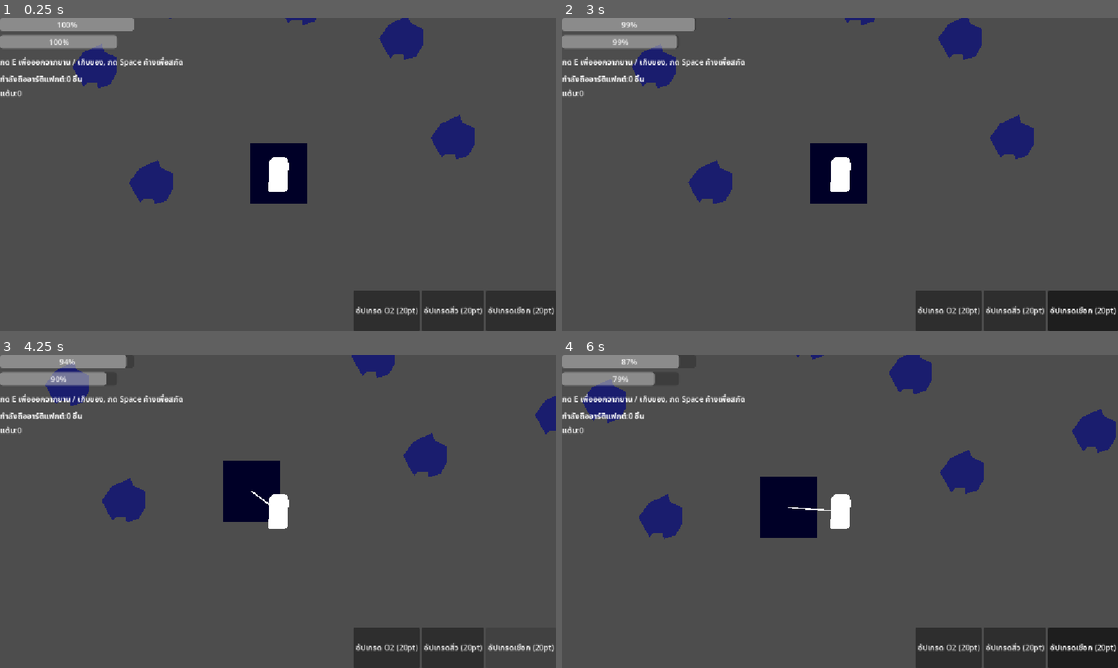
Above: before the commit, frames 1-4 (two rows, left to right).
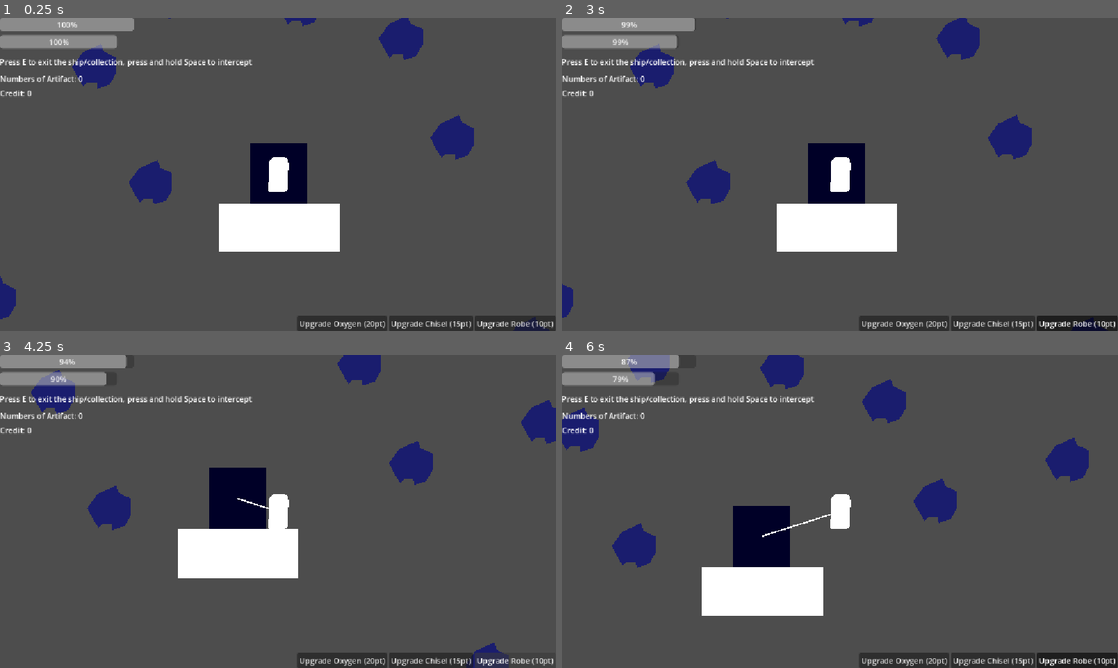
Above: after the commit, the same moments.

Repository: sirakit/Godot_Game_Jam_Project
Game: Godot game, scene res://Scenes/space.tscn
Same seed, same stepped clock (60 frames per second), same inputs: the game is played once before the commit and once after it.
Inputs:
- Up to frame 1 (0.25 s): no input
- Up to frame 2 (3 s): click "อัปเกรด O2 (20pt)" (after the commit: "Upgrade Oxygen (20pt)") at 0.5 s; click "อัปเกรดสิ่ว (20pt)" (after the commit: "Upgrade Chisel (15pt)") at 1.25 s; click "อัปเกรดเชือก (20pt)" (after the commit: "Upgrade Robe (10pt)") at 2 s; tap E (interact) at 2.75 s; hold D (move_right) from 2.78 s (still down); hold Space (chisel) from 2.78 s (still down)
- Up to frame 3 (4.25 s): tap E (interact) at 3.5 s; release D (move_right) at 3.53 s; release Space (chisel) at 3.53 s; hold S (move_down) from 3.53 s (still down); tap Space (chisel) at 3.6 s
- Up to frame 4 (6 s): tap E (interact) at 4.25, 4.35, 5, 5.75 s; release S (move_down) at 4.28 s; hold D (move_right) 4.28-5.03 s; hold Space (chisel) 4.28-5.03 s; hold W (move_up) 5.03-5.78 s; tap Space (chisel) at 5.1 s; hold A (move_left) from 5.78 s (still down); hold Space (chisel) from 5.78 s (still down)

The runs differ from the first frame. In frame 1, 8.1% of the frame differs, in the area x 0-100%, y 0-100%; in frame 2, 8.4%; in frame 3, 11%; in frame 4, 19%.

Commit message:
reset

Diff:
--- /dev/null
+++ b/Game.gd
@@ -0,0 +1,72 @@
+extends Node
+
+signal oxygen_changed(value, max_value)
+signal tether_changed(value, max_value)
+signal points_changed(value)
+signal artifacts_changed(count)
+signal trip_ended()
+
+var oxygen_max: float = 100.0
+var oxygen: float = 100.0
+var oxygen_drain_rate: float = 4.0      # ต่อวินาที ตอนอยู่นอกยาน
+
+var tether_time_max: float = 15.0
+var tether_time: float = 15.0
+
+var chisel_strength: float = 1.0
+var drill_strength: float = 1.0
+
+var points: int = 0
+var carried_artifacts: Array = []       # [{name, value}]
+var is_outside: bool = false
+
+func reset_trip():
+	oxygen = oxygen_max
+	tether_time = tether_time_max
+	emit_signal("oxygen_changed", oxygen, oxygen_max)
+	emit_signal("tether_changed", tether_time, tether_time_max)
+
+func start_outside():
+	is_outside = true
+	reset_trip()
+
+func dock():
+	is_outside = false
+	for a in carried_artifacts:
+		points += int(a["value"])
+	carried_artifacts.clear()
+	emit_signal("points_changed", points)
+	emit_signal("artifacts_changed", carried_artifacts.size())
+	emit_signal("trip_ended")
+
+func add_artifact(art_data: Dictionary):
+	carried_artifacts.append(art_data)
+	emit_signal("artifacts_changed", carried_artifacts.size())
+
+func tick(delta: float):
+	if is_outside:
+		oxygen = max(0.0, oxygen - oxygen_drain_rate * delta)
+		tether_time = max(0.0, tether_time - delta)
+		emit_signal("oxygen_changed", oxygen, oxygen_max)
+		emit_signal("tether_changed", tether_time, tether_time_max)
+
+func should_retract() -> bool:
+	return tether_time <= 0.0 or oxygen <= 0.0
+
+func upgrade_oxygen():
+	if points >= 20:
+		points -= 20
+		oxygen_max += 40
+		emit_signal("points_changed", points)
+
+func upgrade_chisel():
+	if points >= 15:
+		points -= 15
+		chisel_strength += 1
+		emit_signal("points_changed", points)
+
+func upgrade_tether():
+	if points >= 10:
+		points -= 10
+		tether_time_max += 10.0
+		emit_signal("points_changed", points)
--- a/Scenes/ship.tscn
+++ b/Scenes/ship.tscn
@@ -1,4 +1,10 @@
 [gd_scene format=3 uid="uid://v5tj4dkrr3nd"]
+
+[sub_resource type="QuadMesh" id="QuadMesh_xepy2"]
+size = Vector2(250, 100)
+
+[sub_resource type="RectangleShape2D" id="RectangleShape2D_xepy2"]
+size = Vector2(250, 100)
 
 [node name="Ship" type="Node2D" unique_id=1198528667]
 
@@ -8,3 +14,13 @@
 offset_right = 59.0
 offset_bottom = 64.0
 color = Color(0, 0, 0.15294118, 1)
+
+[node name="StaticBody2D" type="StaticBody2D" parent="." unique_id=741429036]
+
+[node name="MeshInstance2D" type="MeshInstance2D" parent="StaticBody2D" unique_id=1034182593]
+position = Vector2(2, 114)
+mesh = SubResource("QuadMesh_xepy2")
+
+[node name="CollisionShape2D" type="CollisionShape2D" parent="StaticBody2D" unique_id=74865768]
+position = Vector2(2, 114)
+shape = SubResource("RectangleShape2D_xepy2")
--- a/Scenes/space.tscn
+++ b/Scenes/space.tscn
@@ -4,7 +4,6 @@
 [ext_resource type="PackedScene" uid="uid://v5tj4dkrr3nd" path="res://Scenes/ship.tscn" id="1_2fo43"]
 [ext_resource type="Script" uid="uid://brueuaot3k5fq" path="res://Scenes/space.gd" id="1_va77k"]
 [ext_resource type="PackedScene" uid="uid://div5cflstw8r3" path="res://Scenes/meteorite.tscn" id="3_wnfdr"]
-[ext_resource type="PackedScene" uid="uid://tg8xht3avehv" path="res://Scenes/UI.tscn" id="4_wnfdr"]
 [ext_resource type="Script" uid="uid://0i87qthaqe4o" path="res://Scripts/UI.gd" id="5_bj3u6"]
 
 [node name="Space" type="Node2D" unique_id=1548029567]
@@ -16,7 +15,7 @@
 [node name="RopeLine" type="Line2D" parent="." unique_id=1556158889]
 
 [node name="Player" parent="." unique_id=1705927466 instance=ExtResource("1_0ll74")]
-position = Vector2(569, 534)
+position = Vector2(570, 534)
 
 [node name="Meteorites" type="Node2D" parent="." unique_id=1236688864]
 
@@ -42,12 +41,74 @@
 position = Vector2(931, 459)
 
 [node name="Meteorite8" parent="Meteorites" unique_id=529335411 instance=ExtResource("3_wnfdr")]
-position = Vector2(613, 181)
+position = Vector2(613, 183)
 
-[node name="CanvasLayer" parent="." unique_id=257948033 instance=ExtResource("4_wnfdr")]
-visible = true
+[node name="Meteorite9" parent="Meteorites" unique_id=1649044442 instance=ExtResource("3_wnfdr")]
+position = Vector2(976, -177)
 
-[node name="Control2" type="Control" parent="CanvasLayer" unique_id=1021626880]
+[node name="Meteorite10" parent="Meteorites" unique_id=1692661984 instance=ExtResource("3_wnfdr")]
+position = Vector2(399, -51)
+
+[node name="Meteorite11" parent="Meteorites" unique_id=776064428 instance=ExtResource("3_wnfdr")]
+position = Vector2(1479, 162)
+
+[node name="Meteorite12" parent="Meteorites" unique_id=171783994 instance=ExtResource("3_wnfdr")]
+position = Vector2(1441, -405)
+
+[node name="Meteorite13" parent="Meteorites" unique_id=447722544 instance=ExtResource("3_wnfdr")]
+position = Vector2(491, 1083)
+
+[node name="Meteorite14" parent="Meteorites" unique_id=2052979418 instance=ExtResource("3_wnfdr")]
+position = Vector2(1089, 877)
+
+[node name="Meteorite15" parent="Meteorites" unique_id=893825387 instance=ExtResource("3_wnfdr")]
+position = Vector2(-19, 792)
+
+[node name="Meteorite16" parent="Meteorites" unique_id=904081767 instance=ExtResource("3_wnfdr")]
+position = Vector2(-144, 541)
+
+[node name="Meteorite17" parent="Meteorites" unique_id=1743097174 instance=ExtResource("3_wnfdr")]
+position = Vector2(2, -396)
+
+[node name="Meteorite18" parent="Meteorites" unique_id=1062441175 instance=ExtResource("3_wnfdr")]
+position = Vector2(1846, 765)
+
+[node name="Meteorite19" parent="Meteorites" unique_id=1204553349 instance=ExtResource("3_wnfdr")]
+position = Vector2(-386, 1343)
+
+[node name="Meteorite20" parent="Meteorites" unique_id=1163213870 instance=ExtResource("3_wnfdr")]
+position = Vector2(-701, 69)
+
+[node name="Meteorite21" parent="Meteorites" unique_id=1721184287 instance=ExtResource("3_wnfdr")]
+position = Vector2(682, -424)
+
+[node name="Meteorite22" parent="Meteorites" unique_id=708074787 instance=ExtResource("3_wnfdr")]
+position = Vector2(1952, -153)
+
+[node name="Meteorite23" parent="Meteorites" unique_id=2146441914 instance=ExtResource("3_wnfdr")]
+position = Vector2(2235, 627)
+
+[node name="Meteorite24" parent="Meteorites" unique_id=718530310 instance=ExtResource("3_wnfdr")]
+position = Vector2(-630, -519)
+
+[node name="Meteorite25" parent="Meteorites" unique_id=1076775357 instance=ExtResource("3_wnfdr")]
+position = Vector2(640, -1190)
+
+[node name="Meteorite26" parent="Meteorites" unique_id=189586482 instance=ExtResource("3_wnfdr")]
+position = Vector2(119, -890)
+
+[node name="Meteorite27" parent="Meteorites" unique_id=1162951473 instance=ExtResource("3_wnfdr")]
+position = Vector2(2672, -187)
+
+[node name="Meteorite28" parent="Meteorites" unique_id=1590514493 instance=ExtResource("3_wnfdr")]
+position = Vector2(1708, 1174)
+
+[node name="Meteorite29" parent="Meteorites" unique_id=1363213797 instance=ExtResource("3_wnfdr")]
+position = Vector2(718, 1500)
+
+[node name="CanvasLayer2" type="CanvasLayer" parent="." unique_id=1442621378]
+
+[node name="UI" type="Control" parent="CanvasLayer2" unique_id=1726792837]
 layout_mode = 3
 anchors_preset = 15
 anchor_right = 1.0
@@ -56,12 +117,12 @@
 grow_vertical = 2
 script = ExtResource("5_bj3u6")
 
-[node name="OxygenBar" type="ProgressBar" parent="CanvasLayer/Control2" unique_id=161583502]
+[node name="OxygenBar" type="ProgressBar" parent="CanvasLayer2/UI" unique_id=71382715]
 layout_mode = 1
 offset_right = 278.0
 offset_bottom = 27.0
 
-[node name="TetherBar" type="ProgressBar" parent="CanvasLayer/Control2" unique_id=260481432]
+[node name="TetherBar" type="ProgressBar" parent="CanvasLayer2/UI" unique_id=1037017662]
 layout_mode = 1
 anchors_preset = -1
 anchor_top = 0.5
@@ -71,45 +132,48 @@
 offset_bottom = -261.0
 grow_vertical = 2
 
-[node name="PointsLabel" type="Label" parent="CanvasLayer/Control2" unique_id=1715571022]
+[node name="PointsLabel" type="Label" parent="CanvasLayer2/UI" unique_id=474903319]
 layout_mode = 0
 offset_top = 144.0
 offset_right = 40.0
 offset_bottom = 167.0
 
-[node name="ArtifactsLabel" type="Label" parent="CanvasLayer/Control2" unique_id=648954511]
+[node name="ArtifactsLabel" type="Label" parent="CanvasLayer2/UI" unique_id=1775528617]
 layout_mode = 0
 offset_top = 114.0
 offset_right = 40.0
 offset_bottom = 137.0
 
-[node name="HintLabel" type="Label" parent="CanvasLayer/Control2" unique_id=316600596]
+[node name="HintLabel" type="Label" parent="CanvasLayer2/UI" unique_id=946433765]
 layout_mode = 0
+offset_left = -1.0
 offset_top = 79.0
-offset_right = 382.0
+offset_right = 521.0
 offset_bottom = 102.0
-text = "กด E เพื่อออกจากยาน / เก็บของ, กด Space ค้างเพื่อสกัด"
+text = "Press E to exit the ship/collection, press and hold Space to intercept"
 
-[node name="UpgradeButtons" type="HBoxContainer" parent="CanvasLayer/Control2" unique_id=1827007826]
+[node name="UpgradeButtons" type="HBoxContainer" parent="CanvasLayer2/UI" unique_id=1901410214]
+custom_maximum_size = Vector2(-1, 40)
 layout_mode = 1
 anchors_preset = 3
 anchor_left = 1.0
 anchor_top = 1.0
 anchor_right = 1.0
 anchor_bottom = 1.0
-offset_left = -418.0
-offset_top = -83.0
+offset_left = -536.0
+offset_top = -31.0
+offset_right = -1.0
 grow_horizontal = 0
 grow_vertical = 0
 
-[node name="BtnOxygen" type="Button" parent="CanvasLayer/Control2/UpgradeButtons" unique_id=1543831764]
+[node name="BtnOxygen" type="Button" parent="CanvasLayer2/UI/UpgradeButtons" unique_id=2136530782]
 layout_mode = 2
-text = "อัปเกรด O2 (20pt)"
+text = "Upgrade Oxygen (20pt)"
 
-[node name="BtnChisel" type="Button" parent="CanvasLayer/Control2/UpgradeButtons" unique_id=858398630]
+[node name="BtnChisel" type="Button" parent="CanvasLayer2/UI/UpgradeButtons" unique_id=1870545741]
 layout_mode = 2
-text = "อัปเกรดสิ่ว (20pt)"
+text = "Upgrade Chisel (15pt)"
 
-[node name="BtnTether" type="Button" parent="CanvasLayer/Control2/UpgradeButtons" unique_id=1086722945]
+[node name="BtnTether" type="Button" parent="CanvasLayer2/UI/UpgradeButtons" unique_id=8391678]
 layout_mode = 2
-text = "อัปเกรดเชือก (20pt)"
+text = "Upgrade Robe (10pt)"
--- a/Scenes/ui.tscn
+++ /dev/null
@@ -1,74 +0,0 @@
-[gd_scene format=3 uid="uid://tg8xht3avehv"]
-
-[ext_resource type="Script" uid="uid://0i87qthaqe4o" path="res://Scripts/UI.gd" id="1_w371h"]
-
-[node name="CanvasLayer" type="CanvasLayer" unique_id=257948033]
-visible = false
-
-[node name="Control" type="Control" parent="." unique_id=827045235]
-visible = false
-layout_mode = 3
-anchors_preset = 15
-anchor_right = 1.0
-anchor_bottom = 1.0
-grow_horizontal = 2
-grow_vertical = 2
-script = ExtResource("1_w371h")
-
-[node name="OxygenBar" type="ProgressBar" parent="Control" unique_id=1956618796]
-layout_mode = 1
-offset_right = 278.0
-offset_bottom = 27.0
-
-[node name="TetherBar" type="ProgressBar" parent="Control" unique_id=1422426442]
-layout_mode = 1
-anchors_preset = -1
-anchor_top = 0.5
-anchor_bottom = 0.5
-offset_top = -288.0
-offset_right = 243.0
-offset_bottom = -261.0
-grow_vertical = 2
-
-[node name="PointsLabel" type="Label" parent="Control" unique_id=1067495533]
-layout_mode = 0
-offset_top = 144.0
-offset_right = 40.0
-offset_bottom = 167.0
-
-[node name="ArtifactsLabel" type="Label" parent="Control" unique_id=1592483649]
-layout_mode = 0
-offset_top = 114.0
-offset_right = 40.0
-offset_bottom = 137.0
-
-[node name="HintLabel" type="Label" parent="Control" unique_id=753185693]
-layout_mode = 0
-offset_top = 79.0
-offset_right = 382.0
-offset_bottom = 102.0
-text = "กด E เพื่อออกจากยาน / เก็บของ, กด Space ค้างเพื่อสกัด"
-
-[node name="UpgradeButtons" type="HBoxContainer" parent="Control" unique_id=350893058]
-layout_mode = 1
-anchors_preset = 3
-anchor_left = 1.0
-anchor_top = 1.0
-anchor_right = 1.0
-anchor_bottom = 1.0
-offset_left = -418.0
-offset_top = -83.0
-grow_horizontal = 0
-grow_vertical = 0
-
-[node name="BtnOxygen" type="Button" parent="Control/UpgradeButtons" unique_id=636523325]
-layout_mode = 2
-text = "อัปเกรด O2 (20pt)"
-
-[node name="BtnChisel" type="Button" parent="Control/UpgradeButtons" unique_id=1197503700]
-layout_mode = 2
-text = "อัปเกรดสิ่ว (20pt)"
-
-[node name="BtnTether" type="Button" parent="Control/UpgradeButtons" unique_id=75953220]
-layout_mode = 2
-text = "อัปเกรดเชือก (20pt)"
--- a/Scripts/UI.gd
+++ b/Scripts/UI.gd
@@ -1,9 +1,12 @@
 extends Control
 
+@onready var upgrade_button: Button = $BtnSpeed
 @onready var oxygen_bar: ProgressBar = $OxygenBar
 @onready var tether_bar: ProgressBar = $TetherBar
 @onready var points_label: Label = $PointsLabel
 @onready var artifacts_label: Label = $ArtifactsLabel
+
+@export var player: CharacterBody2D
 
 func _ready():
 	Game.oxygen_changed.connect(_on_oxygen_changed)
@@ -29,7 +32,7 @@
 	tether_bar.value = value
 
 func _on_points_changed(value):
-	points_label.text = "แต้ม:%d" % value
+	points_label.text = "Credit: %d" % value
 
 func _on_artifacts_changed(count):
-	artifacts_label.text = "กำลังถืออาร์ติแฟกต์:%d ชิ้น" % count
+	artifacts_label.text = "Numbers of Artifact: %d " % count
--- a/Scripts/meteorite.gd
+++ b/Scripts/meteorite.gd
@@ -45,7 +45,7 @@
 
 func reveal_artifact():
 	artifact_revealed = true
-	rock_sprite.color = Color(0.3, 0.015, 0.221, 1.0)
+	rock_sprite.color = Color(0.25, 0.25, 0.25)
 	artifact_sprite.visible = true
 
 func get_heat_ratio() -> float:
--- a/Scripts/player.gd
+++ b/Scripts/player.gd
@@ -1,6 +1,6 @@
 extends CharacterBody2D
 
-@export var thrust_speed: float = 400.0
+@export var thrust_speed: float = 600.0
 @export var damping: float = 0.92
 @export var retract_speed_mult: float = 2.0
 
--- a/project.godot
+++ b/project.godot
@@ -17,7 +17,7 @@
 
 [autoload]
 
-Game="*uid://dmbj3rsm0j2mg"
+Game="*uid://42idu4jsg8bf"
 
 [display]
 
Not shown, added: Game.gd.uid
